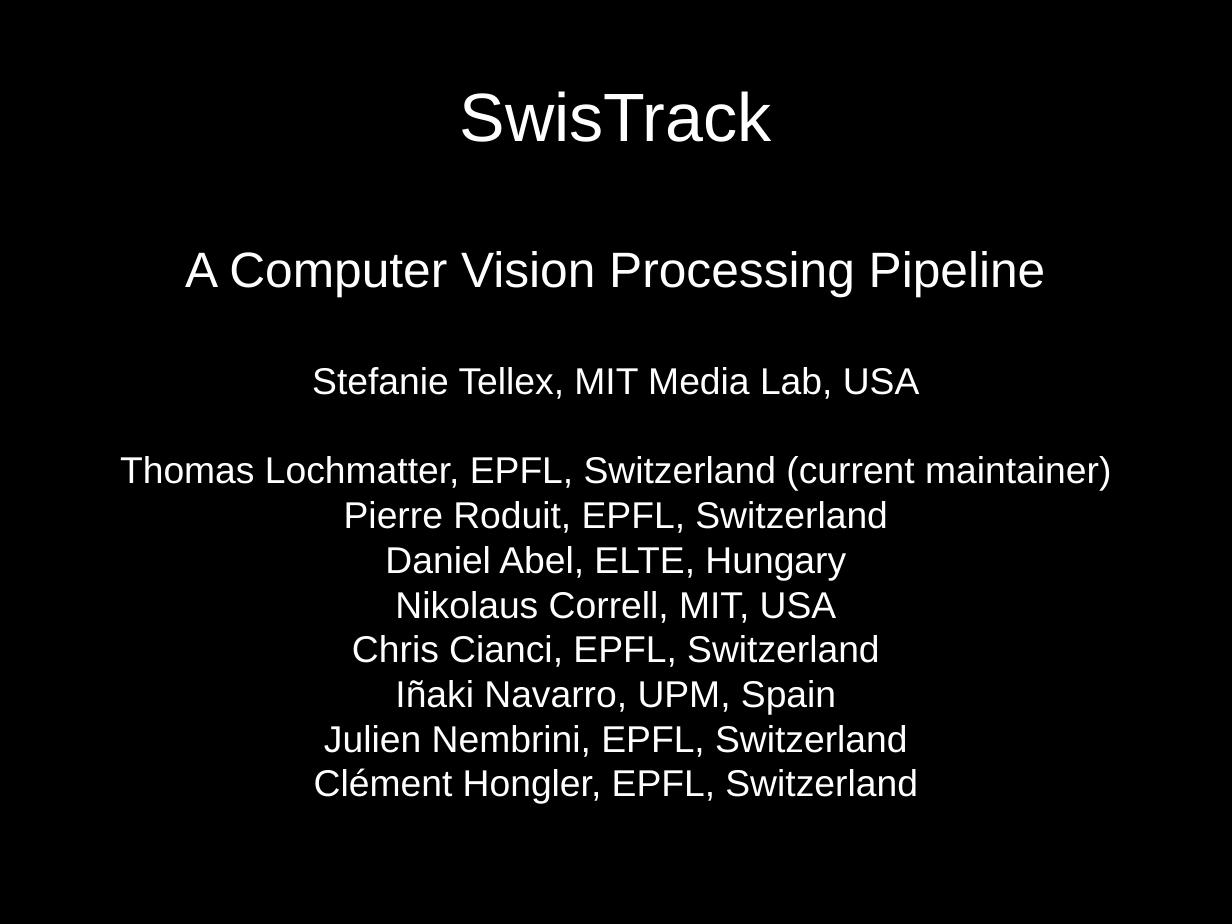
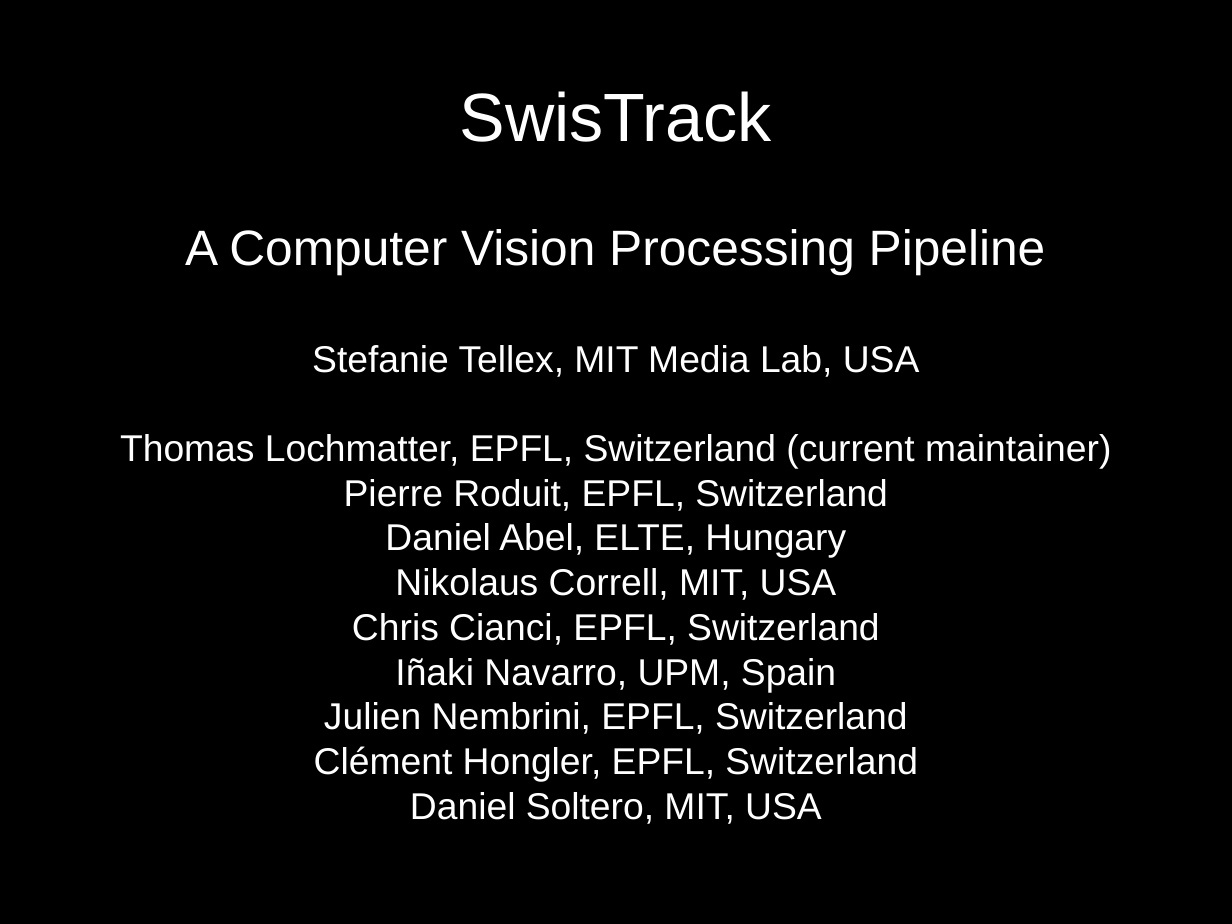
Before and after one commit to d28b/swistrack, a slide deck: slide 1 of Doc/tutorial.stefie10.06.2009/tutorialSlides.odp. Drawn at 1232x924 pixels with LibreOffice and Linux fonts; fonts in the diff are those of the drawing. Boxes give left, top, right and bottom in pixels: in the first picture for what was removed or moved away, otherwise in the second. Text is boxed around its words. In the diff, an @@ line names an element or a change of style, - is before the commit and + after.

```diff
--- a/Doc/tutorial.stefie10.06.2009/tutorialSlides.odp
+++ b/Doc/tutorial.stefie10.06.2009/tutorialSlides.odp
@@ subtitle at <box>410,792,822,824</box>: paragraph added @@
+Daniel Soltero, MIT, USA
```
Also in this commit, not shown: 2 other slides changed, 1 slide added.
